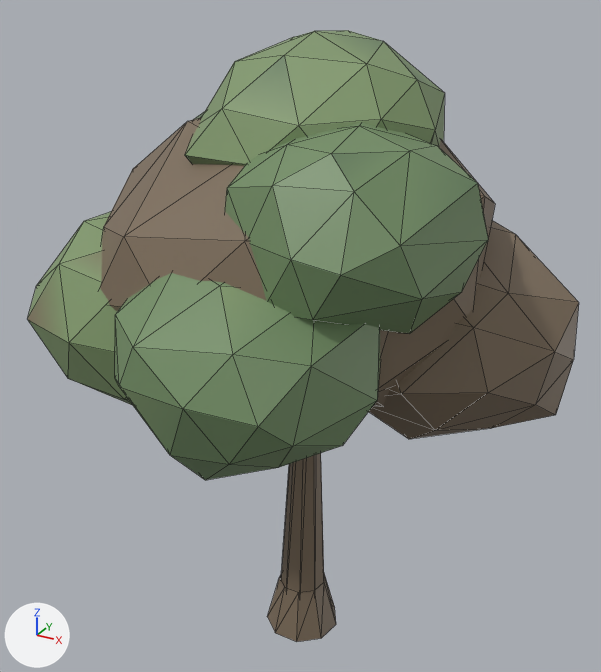
The glTF model assets/props/tree_oak.glb as it was, and as the next commit left it.
Both versions are drawn from a 50 mm lens placed at (4.45, -8.14, 8.42), pointed at (-0.1, 0.13, 4.29). Arrows for +X, +Y and +Z are at lower left; the lights stay in place. The older version comes first. Mesh edges are drawn as thin lines. Vertices at exactly the same position are counted once.

The first picture shows 'tree_oak'.
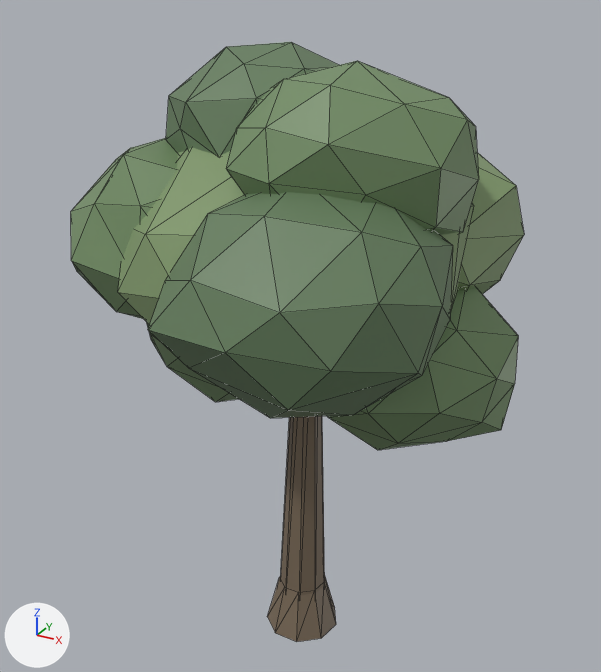
Changed parts and their boxes [x1, y1, x2, y2] in the pictures (601 x 672 px; the box of a moved part takes in the faces that stretch with it):
'tree_oak', reshaped (18% narrower): before [27, 30, 579, 642]; after [71, 42, 524, 642]
part 1 of me_tree_oak, moved or reshaped: before [100, 117, 495, 407]; after [118, 148, 474, 325]
part 2 of me_tree_oak, moved or reshaped: before [369, 220, 579, 439]; after [327, 287, 518, 450]
part 3 of me_tree_oak, moved or reshaped (not visible afterwards): before [27, 212, 132, 405]
part 4 of me_tree_oak, moved or reshaped (not visible afterwards): before [115, 273, 380, 480]
part 5 of me_tree_oak, moved or reshaped (not visible before): after [147, 323, 238, 402]
part 6 of me_tree_oak, moved or reshaped: before [225, 122, 488, 334]; after [458, 153, 524, 294]
part 7 of me_tree_oak, moved or reshaped (mostly hidden before): before [193, 112, 204, 120]; after [71, 138, 178, 319]
part 8 of me_tree_oak, moved or reshaped: before [185, 30, 445, 166]; after [148, 192, 453, 418]
part 9 of me_tree_oak, added (green): after [226, 61, 479, 235]
part 10 of me_tree_oak, added (green): after [166, 42, 338, 156]
part 11 of me_tree_oak, built on: before [281, 453, 324, 594]; after [281, 416, 325, 595]

The change, as a diff of the scene's bpy script:
```diff
--- a/assets/props/tree_oak.glb.py
+++ b/assets/props/tree_oak.glb.py
@@ me_tree_oak @@
 # used by ob_tree_oak; location = (0.0, 0.0, 0.0)
-me_tree_oak.from_pydata(...)  # 458 vertices, 838 faces; spans x -3.05..3.09, y -3.03..3.04, z -0.01..7.82
+me_tree_oak.from_pydata(...)  # 542 vertices, 998 faces; spans x -2.99..2.52, y -2.76..2.82, z -0.01..7.68
+# me_tree_oak part 1: the loose piece of 42 vertices spanning x -2.29..2.22, y -2.29..2.27, z 3.63..7.18 is scaled about its middle by 0.891, then moved by (0.0, 0.0, 0.05)
+# me_tree_oak part 2: the loose piece of 42 vertices spanning x 0.01..3.09, y -0.97..2.08, z 3.45..5.85 is scaled about its middle by 0.871, then moved by (-0.38, -0.12, -0.4)
+# me_tree_oak part 3: the loose piece of 42 vertices spanning x -3.05..0.12, y -2.24..0.92, z 3.53..5.98 is scaled about its middle by 0.844, then moved by (1.98, 1.78, -0.5)
+# me_tree_oak part 4: the loose piece of 42 vertices spanning x -1.18..1.67, y -3.03..-0.19, z 3.72..5.96 is scaled about its middle by 0.931, then moved by (-0.68, 2.78, -0.6)
+# me_tree_oak part 5: the loose piece of 42 vertices spanning x -1.9..1.03, y 0.07..3.04, z 3.82..6.09 is scaled about its middle by 0.9, then moved by (-0.68, -1.02, -0.7)
+# me_tree_oak part 6: the loose piece of 42 vertices spanning x -0.29..2.38, y -2.29..0.39, z 5.01..7.1 is scaled about its middle by 1.11, then moved by (-0.37, 2.29, -0.6)
+# me_tree_oak part 7: the loose piece of 42 vertices spanning x -2.44..0.13, y -0.31..2.25, z 4.95..6.94 is scaled about its middle by 1.15, then moved by (-0.35, -1.03, -0.5)
+# me_tree_oak part 8: the loose piece of 42 vertices spanning x -1.27..1.53, y -1.2..1.68, z 5.57..7.82 is scaled about its middle by 1.03, then moved by (0.67, -1.51, -1.25)
+# me_tree_oak part 9: a new loose piece of 42 vertices spanning x -0.51..2.07, y -1.57..0.97, z 5.59..7.61, in mat_defaultmaterial
+# me_tree_oak part 10: a new loose piece of 42 vertices spanning x -1.88..0.49, y -0.78..1.61, z 5.81..7.68, in mat_defaultmaterial
+# me_tree_oak part 11
+# 80 vertices are removed from x -1.38..1.18, y -1.04..0.91, z 3.44..4.9
+# 147 faces are deleted
+# 10 vertices are added at x -0.01..0.25, y -0.19..0.06, z 5.4
+# 27 new faces join them
+# other edits to the shape of me_tree_oak do not show in these pictures
 me_tree_oak.materials.append(mat_defaultmaterial)
```
